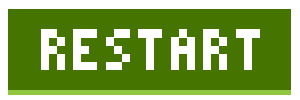
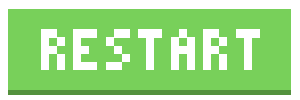
Revision of a layered 300x100 image; what changed, layer by layer:
painted on "Rectangle 1" over left=8, top=9, right=291, bottom=90
